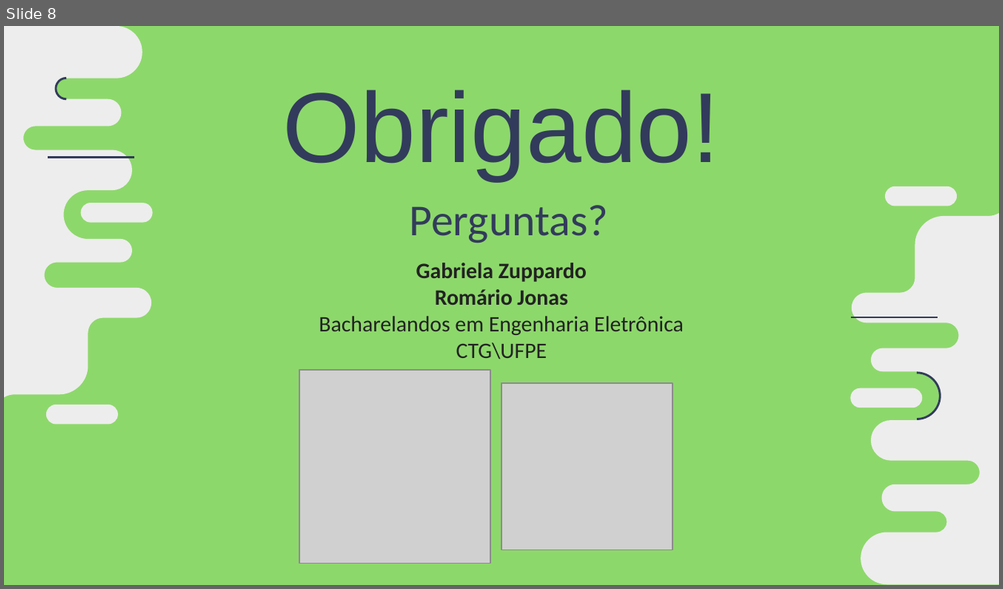
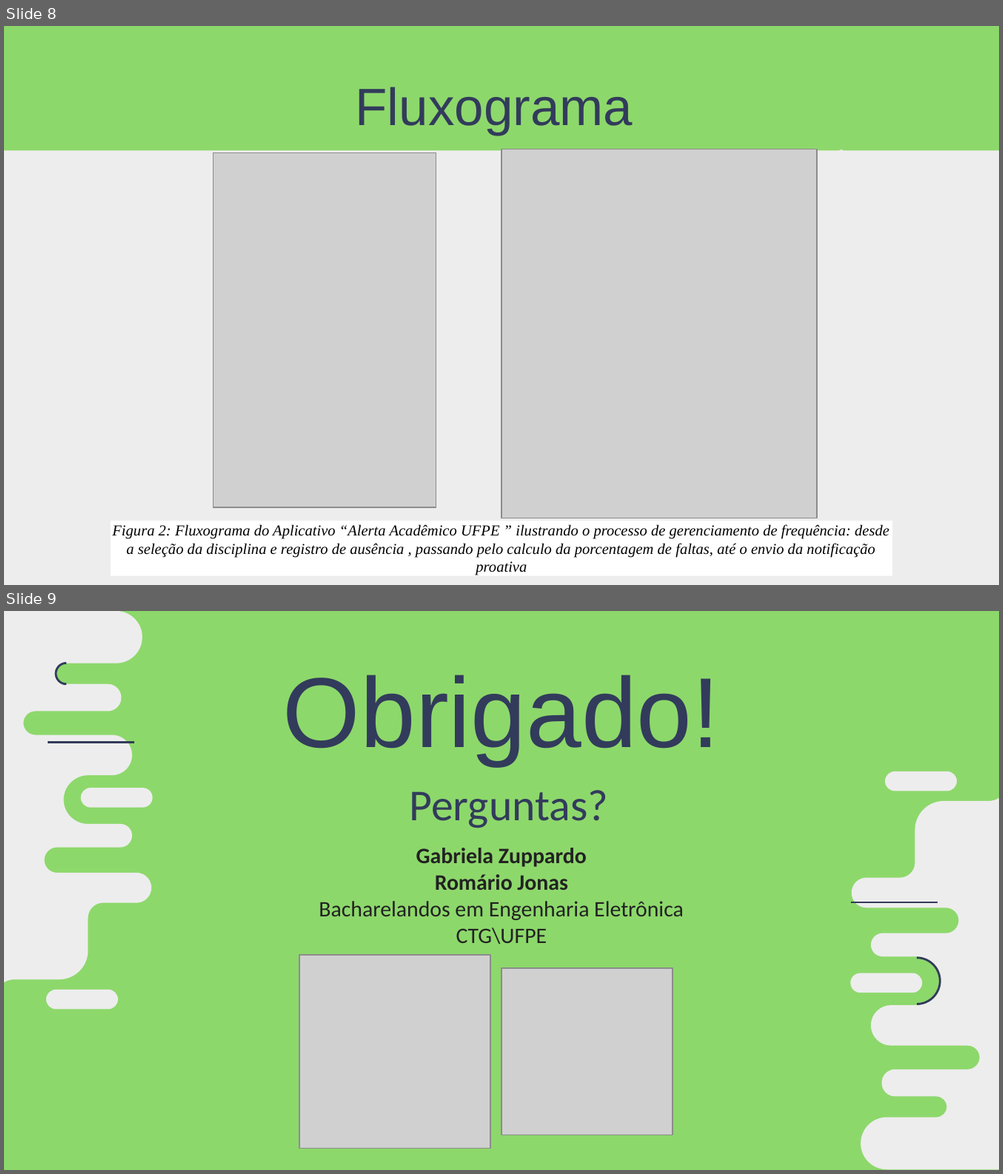
Before and after one commit to MariaGabrielaAlvesZuppardo/AlertaAcademico, a slide deck: Apresentacao_Alerta_academico.pptx. Shown one above the other, each under a label of ours: slide 8 before the commit, slides 8 and 9 after it. The pictures are 1003x589 and 1003x1174 pixels, drawn with LibreOffice and Linux fonts; fonts in the diff are those of the drawing; grey boxes stand for pictures. Boxes give left, top, right and bottom in pixels: in the first picture for what was removed or moved away, otherwise in the second. Text is boxed around its words. In the diff, an @@ line names an element or a change of style, - is before the commit and + after.

```diff
--- a/Apresentacao_Alerta_academico.pptx
+++ b/Apresentacao_Alerta_academico.pptx
@@ slide 8 added at <box>4,26,999,585</box>, background #EDEDED @@
@@ freeform shape added at <box>4,26,999,150</box>, fill #8DD86B @@
@@ title added at <box>356,87,633,135</box>, 38 pt, text #323B5B @@
+Fluxograma
@@ picture added at <box>213,153,435,508</box> @@
@@ picture added at <box>501,150,817,518</box> @@
@@ rectangle added at <box>111,521,892,577</box>, fill #FFFFFF, 11 pt, text #000000, italic @@
+Figura 2: Fluxograma do Aplicativo “Alerta Acadêmico UFPE ” ilustrando o processo de gerenciamento de frequência: desde a seleção da disciplina e registro de ausência , passando pelo calculo da porcentagem de faltas, até o envio da notificação proativa
@@ what was slide 8 is now slide 9 @@
```
Also in this commit, not shown: 1 slide changed.
